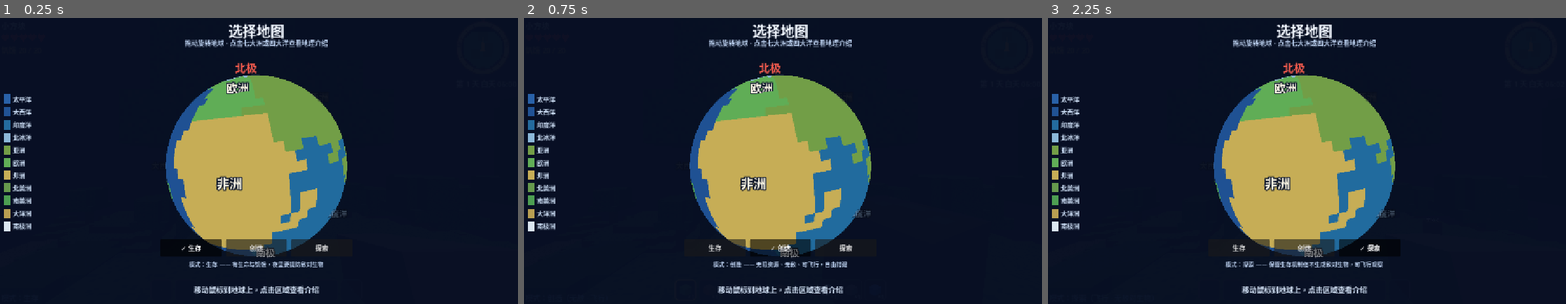
Above: before the commit, frames 1-3 (left to right).
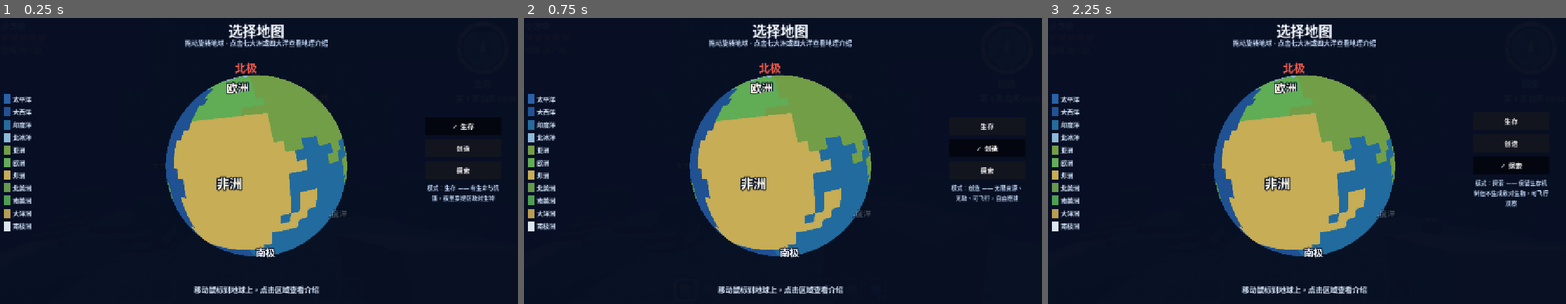
Above: after the commit, the same moments.

Repository: jinliangliu/block-planet
Game: Godot game, scene res://scenes/main.tscn
The game is run twice, just before and just after one commit, with the same random seed, the same clock (stepped at 60 frames per second) and the same inputs.
Inputs:
- Up to frame 1 (0.25 s): no input
- Up to frame 2 (0.75 s): click "创造" at 0.5 s
- Up to frame 3 (2.25 s): click "生存" at 1.25 s; click "探索" at 2 s

The runs differ from the first frame. In frame 1, 1.7% of the frame differs, in the area x 34-97%, y 36-88%; in frame 2, 1.7%; in frame 3, 1.9%, in the area x 34-97%, y 35-88%.

Commit message:
ui: mode buttons vertical on map right rail; two-char mode badge on minimap
- MapSelector: mode trio moves from below-globe horizontal row to a
  vertical column on the right edge (VBox, 188px wide, vertically
  centered), caption wraps inside the column
- HUD: mode label becomes a two-char badge (mode_name only) pinned
  right under the minimap compass frame, font 22 with 5px dark outline,
  color per mode (green=survival, gold=creative, cyan=explore); time
  row shifts below the badge; minimap margins unified via constant
- life_probe stage Q reworked: vertical/right placement assertions for
  the trio, badge position/centering/outline/per-mode color assertions
- tests/hud_mode_shot.gd: windowed HUD capture across three modes

Diff:
--- a/scripts/ui/hud.gd
+++ b/scripts/ui/hud.gd
@@ -6,6 +6,15 @@
 ## 生命爱心条：5 颗心换算 20 点生命，每颗 4 点。
 const HEART_COUNT := 5
 const HEARTS_PER_POINT := 4
+## 右上角信息列：小地图距屏幕顶部/右缘的留白，模式徽章与时间行与它对齐同宽。
+const MINIMAP_MARGIN := 20.0
+## 模式徽章：贴在小地图外框正下方，只显示两个字（生存/创造/探索）。
+## 字号比正文大、加深色描边——它是玩家一眼确认「当前在哪种模式」的锚点。
+const MODE_BADGE_FONT_SIZE := 22
+const MODE_BADGE_OUTLINE_SIZE := 5
+const MODE_BADGE_OUTLINE := Color(0.06, 0.08, 0.12, 0.96)
+const MODE_BADGE_HEIGHT := 32.0
+const MODE_BADGE_GAP := 4.0
 
 var _player: Player
 var _root: Control
@@ -378,7 +387,7 @@
 
 
 ## 左上角状态面板：姓名 + 红色爱心生命（5 颗心，每颗 4 点）+ 饥饿文本。
-## 时间显示在右上角小地图正下方，模式显示在左下角。
+## 右上角小地图外框正下方依次是模式徽章与时间行，同宽居中成一条竖列。
 func _build_stats(root: Control) -> void:
 	var box := VBoxContainer.new()
 	box.position = Vector2(16, 16)
@@ -409,22 +418,28 @@
 	root.add_child(_time_label)
 	_time_label.anchor_left = 1.0
 	_time_label.anchor_right = 1.0
-	_time_label.offset_left = -(MiniMap.SIZE + 20.0)
-	_time_label.offset_right = -20.0
-	_time_label.offset_top = MiniMap.SIZE + 28.0
-
+	_time_label.offset_left = -(MiniMap.SIZE + MINIMAP_MARGIN)
+	_time_label.offset_right = -MINIMAP_MARGIN
+	_time_label.offset_top = MINIMAP_MARGIN + MiniMap.SIZE + MODE_BADGE_GAP + MODE_BADGE_HEIGHT + 8.0
+
+	# 模式徽章：紧贴小地图指南针框下缘，只放两个字。描边而非加底板——
+	# 压在任何画面上都读得清，又不必额外糊住一块视野。
 	_mode_label = Label.new()
-	_mode_label.add_theme_color_override("font_color", Color(0.6, 0.9, 1.0, 0.95))
-	_mode_label.add_theme_font_size_override("font_size", 18)
+	_mode_label.add_theme_font_size_override("font_size", MODE_BADGE_FONT_SIZE)
+	_mode_label.add_theme_color_override("font_outline_color", MODE_BADGE_OUTLINE)
+	_mode_label.add_theme_constant_override("outline_size", MODE_BADGE_OUTLINE_SIZE)
+	_mode_label.horizontal_alignment = HORIZONTAL_ALIGNMENT_CENTER
+	_mode_label.mouse_filter = Control.MOUSE_FILTER_IGNORE
 	root.add_child(_mode_label)
-	_mode_label.anchor_top = 1.0
-	_mode_label.anchor_bottom = 1.0
-	_mode_label.offset_left = 16.0
-	_mode_label.offset_top = -36.0
-	_mode_label.offset_bottom = -12.0
-	_mode_label.offset_right = 236.0
+	_mode_label.anchor_left = 1.0
+	_mode_label.anchor_right = 1.0
+	_mode_label.offset_left = -(MiniMap.SIZE + MINIMAP_MARGIN)
+	_mode_label.offset_right = -MINIMAP_MARGIN
+	_mode_label.offset_top = MINIMAP_MARGIN + MiniMap.SIZE + MODE_BADGE_GAP
+	_mode_label.offset_bottom = _mode_label.offset_top + MODE_BADGE_HEIGHT
 
 	_refresh_stats()
+	_refresh_mode_badge()
 
 
 ## 生命爱心条：共 5 颗心，每颗代表 4 点生命（满 20），余量 2 点时绘制半心。
@@ -1491,10 +1506,10 @@
 	_minimap.anchor_top = 0.0
 	_minimap.anchor_right = 1.0
 	_minimap.anchor_bottom = 0.0
-	_minimap.offset_left = -(MiniMap.SIZE + 20.0)
-	_minimap.offset_top = 20.0
-	_minimap.offset_right = -20.0
-	_minimap.offset_bottom = 20.0 + MiniMap.SIZE
+	_minimap.offset_left = -(MiniMap.SIZE + MINIMAP_MARGIN)
+	_minimap.offset_top = MINIMAP_MARGIN
+	_minimap.offset_right = -MINIMAP_MARGIN
+	_minimap.offset_bottom = MINIMAP_MARGIN + MiniMap.SIZE
 	_minimap.setup(_player, _player.get_world())
 
 
@@ -1784,16 +1799,25 @@
 
 
 func _on_mode_changed(_mode: int) -> void:
-	if _mode_label:
-		if GameState.is_creative():
-			_mode_label.text = "模式：创造（无敌 · 飞行）"
-		elif GameState.is_explore():
-			_mode_label.text = "模式：探索（飞行 · 无敌对生物）"
-		else:
-			_mode_label.text = "模式：生存"
+	_refresh_mode_badge()
 	if _fly_button:
 		_fly_button.visible = GameState.can_fly()
 	if _descend_button:
 		_descend_button.visible = GameState.can_fly()
 	_refresh_hotbar()
 	_refresh_stats()
+
+
+## 刷新模式徽章：只取两个字（生存/创造/探索），颜色按模式区分——
+## 草绿=生存、金黄=创造、天青=探索。文字与判据都取自 GameState，
+## HUD 只负责呈现，免得这里再长出第二套说法。
+func _refresh_mode_badge() -> void:
+	if _mode_label == null:
+		return
+	var color := Color(0.72, 0.94, 0.60)
+	if GameState.is_creative():
+		color = Color(1.0, 0.86, 0.42)
+	elif GameState.is_explore():
+		color = Color(0.62, 0.92, 1.0)
+	_mode_label.text = GameState.mode_name()
+	_mode_label.add_theme_color_override("font_color", color)
--- a/scripts/ui/map_selector.gd
+++ b/scripts/ui/map_selector.gd
@@ -2,7 +2,7 @@
 extends Control
 ## 地图选择器（全屏覆盖，三页流程）：
 ##   地球页：拖动旋转地球、悬停显示区域名、点击进入该区域介绍；
-##          底部同一屏内提供「生存 / 创造 / 探索」模式三选一；
+##          右侧竖排提供「生存 / 创造 / 探索」模式三选一；
 ##   介绍页：区域名 + 地理介绍 + 「进入」；
 ##   加载页：逐条揭示该区域的植被/生物/气候/风貌，进度满后可开始探索。
 ## 完成后发出 region_entered(region_id)，由 Main 记录并重载主场景生效。
@@ -18,6 +18,10 @@
 
 ## 视口（地球）尺寸与拖动判定阈值（像素）。
 const VIEW_SIZE := 520.0
+## 模式竖排栏：按钮宽与距屏幕右缘、上下留白（地球居中，右侧这片空白正好容纳）。
+const MODE_COLUMN_WIDTH := 188.0
+const MODE_COLUMN_MARGIN := 40.0
+const MODE_COLUMN_HEIGHT := 140.0
 ## 小于该位移视为点击而非拖动。
 const CLICK_SLOP := 6.0
 ## 加载页时长（秒）与各段落揭示进度。
@@ -329,42 +333,39 @@
 		cell.add_child(name_label)
 
 
-## 模式三选一：与地球同屏，选完地图顺手定模式，不给流程多添一步。
+## 模式三选一：贴地球页右侧竖排，选完地图顺手定模式，不给流程多添一步。
 ## 点选即写入 GameState——与 HUD 的模式按钮一样即时生效。
-## 按钮在上、说明在下：说明行落在地球下缘的深色区，浅色文字才压得住底。
+## 竖排的理由：按钮文字只有两个字，横排会拉成一条细长条，还容易和地球下方的
+## 悬停提示抢位置；地球居中、左栏已被图例占住，右侧这片留白正好容一列开关。
 func _build_mode_row(parent: Control) -> void:
 	var box := VBoxContainer.new()
 	box.mouse_filter = Control.MOUSE_FILTER_IGNORE
-	box.add_theme_constant_override("separation", 8)
-	box.set_anchors_and_offsets_preset(Control.PRESET_CENTER_BOTTOM)
-	box.offset_left = -250.0
-	box.offset_right = 250.0
-	box.offset_top = -166.0
-	box.offset_bottom = -64.0
+	box.alignment = BoxContainer.ALIGNMENT_CENTER
+	box.add_theme_constant_override("separation", 10)
+	box.set_anchors_and_offsets_preset(Control.PRESET_CENTER_RIGHT)
+	box.offset_left = -(MODE_COLUMN_WIDTH + MODE_COLUMN_MARGIN)
+	box.offset_right = -MODE_COLUMN_MARGIN
+	box.offset_top = -MODE_COLUMN_HEIGHT
+	box.offset_bottom = MODE_COLUMN_HEIGHT
 	parent.add_child(box)
-
-	var row := HBoxContainer.new()
-	row.alignment = BoxContainer.ALIGNMENT_CENTER
-	row.add_theme_constant_override("separation", 10)
-	# 只让按钮接收鼠标：容器本身穿透，免得在地球下方形成一块"拖不动"的死区。
-	row.mouse_filter = Control.MOUSE_FILTER_IGNORE
-	box.add_child(row)
 
 	_mode_buttons.clear()
 	for choice: Dictionary in _mode_choices():
 		var btn := Button.new()
-		btn.custom_minimum_size = Vector2(150, 42)
+		btn.custom_minimum_size = Vector2(MODE_COLUMN_WIDTH, 44)
 		btn.focus_mode = Control.FOCUS_NONE
 		btn.toggle_mode = true
-		btn.add_theme_font_size_override("font_size", 16)
+		btn.add_theme_font_size_override("font_size", 17)
 		btn.pressed.connect(_select_mode.bind(int(choice["mode"])))
-		row.add_child(btn)
+		box.add_child(btn)
 		_mode_buttons.append(btn)
 
 	_mode_caption = Label.new()
 	_mode_caption.add_theme_font_size_override("font_size", 14)
 	_mode_caption.add_theme_color_override("font_color", Color(0.72, 0.80, 0.92))
 	_mode_caption.horizontal_alignment = HORIZONTAL_ALIGNMENT_CENTER
+	# 竖栏只有 188px 宽，一句说明必然折行，交给自动换行而不是手写断句。
+	_mode_caption.autowrap_mode = TextServer.AUTOWRAP_WORD_SMART
 	_mode_caption.mouse_filter = Control.MOUSE_FILTER_IGNORE
 	box.add_child(_mode_caption)
 
--- /dev/null
+++ b/tests/hud_mode_shot.gd
@@ -0,0 +1,44 @@
+extends Node
+## 一次性取证探针：截游戏内 HUD 右上角，看模式徽章贴在小地图外框下的效果。
+## 三种模式各截一张，验证换字与换色。
+## 运行：Godot_console.exe --path . res://tests/hud_mode_shot.tscn （需窗口，勿加 --headless）
+
+## 截图输出目录：tmp/ 属本地临时产物，已由 .gitignore 忽略。
+const SHOT_DIR := "res://tmp"
+
+
+func _shot_path(file_name: String) -> String:
+	var dir := ProjectSettings.globalize_path(SHOT_DIR)
+	DirAccess.make_dir_recursive_absolute(dir)
+	return dir.path_join(file_name)
+
+
+func _ready() -> void:
+	await _run()
+
+
+func _run() -> void:
+	var main_scene: Node = load("res://scenes/main.tscn").instantiate()
+	add_child(main_scene)
+	for i in range(90):
+		await get_tree().process_frame
+	var hud: HUD = main_scene.get_node("UI")
+	if hud._map_selector != null and hud._map_selector.is_open():
+		hud.close_map_selector()
+		for i in range(10):
+			await get_tree().process_frame
+	GameState.set_mode(GameState.Mode.SURVIVAL)
+	await _shoot("hud_mode_survival.png", 20)
+	GameState.set_mode(GameState.Mode.CREATIVE)
+	await _shoot("hud_mode_creative.png", 10)
+	GameState.set_mode(GameState.Mode.EXPLORE)
+	await _shoot("hud_mode_explore.png", 10)
+	print("HUD_MODE_SHOT_DONE")
+	get_tree().quit(0)
+
+
+func _shoot(file_name: String, frames: int) -> void:
+	for i in range(frames):
+		await get_tree().process_frame
+	await RenderingServer.frame_post_draw
+	get_viewport().get_texture().get_image().save_png(_shot_path(file_name))
--- /dev/null
+++ b/tests/hud_mode_shot.tscn
@@ -0,0 +1,6 @@
+[gd_scene load_steps=2 format=3]
+
+[ext_resource type="Script" path="res://tests/hud_mode_shot.gd" id="1_shot"]
+
+[node name="HudModeShot" type="Node"]
+script = ExtResource("1_shot")
--- a/tests/life_probe.gd
+++ b/tests/life_probe.gd
@@ -1331,9 +1331,30 @@
 	hud._toggle_game_mode()
 	_check(GameState.is_explore(), "探索模式下按 G 不会跳到创造模式")
 
-	# Q-6 地图页模式三选一
+	# Q-6 地图页模式三选一：三个按钮竖排在界面右侧
 	var selector: MapSelector = hud._map_selector
 	_check(selector != null and selector._mode_buttons.size() == 3, "地图页提供模式三选一（三个按钮）")
+	selector.open()
+	await get_tree().process_frame
+	await get_tree().process_frame
+	var mb0: Button = selector._mode_buttons[0]
+	var mb1: Button = selector._mode_buttons[1]
+	var mb2: Button = selector._mode_buttons[2]
+	_check(
+		is_equal_approx(mb0.global_position.x, mb1.global_position.x)
+		and is_equal_approx(mb1.global_position.x, mb2.global_position.x)
+		and mb1.global_position.y > mb0.global_position.y
+		and mb2.global_position.y > mb1.global_position.y,
+		"三个模式按钮竖向排列（x=%.0f，y=%.0f → %.0f → %.0f）" % [
+			mb0.global_position.x, mb0.global_position.y, mb1.global_position.y, mb2.global_position.y
+		],
+	)
+	_check(
+		mb1.global_position.x + mb1.size.x > selector.size.x * 0.75,
+		"模式按钮位于界面右侧（按钮右缘 %.0f / 界面宽 %.0f）" % [
+			mb1.global_position.x + mb1.size.x, selector.size.x
+		],
+	)
 	selector._select_mode(GameState.Mode.EXPLORE)
 	_check(GameState.is_explore() and selector.selected_mode() == int(GameState.Mode.EXPLORE),
 		"在地图页选探索即写入 GameState")
@@ -1345,12 +1366,41 @@
 	selector._select_mode(GameState.Mode.CREATIVE)
 	_check(GameState.is_creative(), "地图页也能选到创造模式")
 
-	# Q-7 HUD 状态标签
+	# Q-7 HUD 模式徽章：贴在小地图外框正下方，只两个字，带描边
 	GameState.set_mode(GameState.Mode.EXPLORE)
-	_check(hud._mode_label.text.begins_with("模式：探索"),
-		"HUD 左下角状态标签显示「%s」" % hud._mode_label.text)
+	_check(hud._mode_label.text == "探索", "HUD 模式徽章只显示两个字「%s」" % hud._mode_label.text)
+	var map_bottom := hud._minimap.global_position.y + MiniMap.SIZE
+	var badge_top := hud._mode_label.global_position.y
+	_check(
+		badge_top >= map_bottom - 6.0 and badge_top <= map_bottom + 24.0,
+		"模式徽章紧贴小地图外框下缘（地图底 %.0f / 徽章顶 %.0f）" % [map_bottom, badge_top],
+	)
+	_check(
+		is_equal_approx(
+			hud._mode_label.global_position.x + hud._mode_label.size.x * 0.5,
+			hud._minimap.global_position.x + hud._minimap.size.x * 0.5,
+		),
+		"模式徽章与小地图同一竖列居中",
+	)
+	_check(
+		hud._mode_label.get_theme_constant("outline_size") >= 3
+		and hud._mode_label.get_theme_font_size("font_size") >= 20,
+		"模式徽章字号 %d、描边 %d 像素（着重显示）" % [
+			hud._mode_label.get_theme_font_size("font_size"),
+			hud._mode_label.get_theme_constant("outline_size"),
+		],
+	)
+	var badge_color := hud._mode_label.get_theme_color("font_color")
+	GameState.set_mode(GameState.Mode.CREATIVE)
+	_check(
+		hud._mode_label.text == "创造"
+		and hud._mode_label.get_theme_color("font_color") != badge_color,
+		"切到创造后徽章换字并换色（%s → %s）" % [
+			badge_color, hud._mode_label.get_theme_color("font_color")
+		],
+	)
 	GameState.set_mode(GameState.Mode.SURVIVAL)
-	_check(hud._mode_label.text == "模式：生存", "回到生存模式后状态标签复位")
+	_check(hud._mode_label.text == "生存", "回到生存模式后徽章复位为「生存」")
 
 	if _failed == 0:
 		print("LIFE_TEST_OK")
Not shown, added: tests/hud_mode_shot.gd.uid
